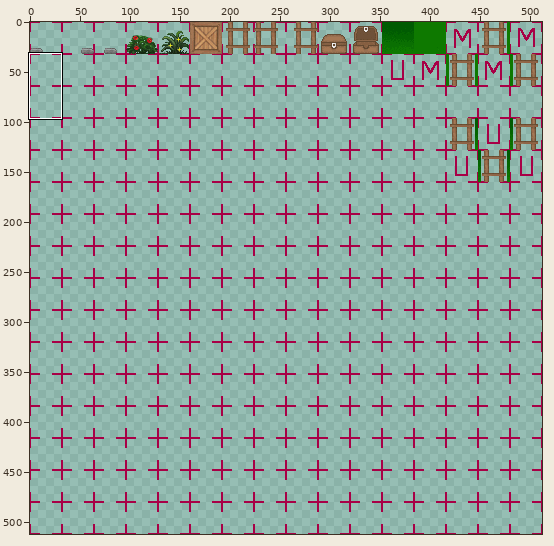
Two versions of one sprite sheet, data/tiles/spritesheet.png. The picture above shows the old version from afar; the outline marks the close-up.
Close-up. The starting point:
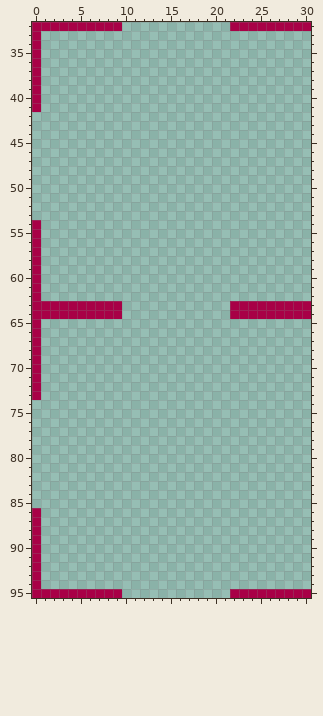
The file is 512x512 pixels. Colours within 5 levels of each other are drawn and written as one. Shown: x 0..30, y 32..95.
The same view after the edit:
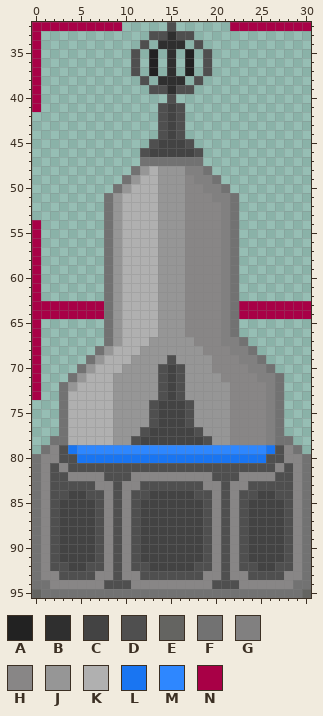
Palette (. is transparent): A #222222  B #2f2f2f  C #434343  D #4f4f4f  E #646461  F #727272  G #818080  H #888686  J #969696  K #b0b0b0  L #1975f2  M #2e87ff  N #a80046
Change:
Changed rows in their new state; - is an unchanged pixel.
first column x 0:
32 ---------------D---------------
33 -------------DDBDD-------------
34 ------------D-BBB-D------------
35 -----------D-A-B-A-D-----------
36 -----------D-A-B-A-D-----------
37 -----------D-A-B-A-D-----------
38 ------------D-BBB-D------------
39 -------------DDBDD-------------
40 ---------------D---------------
41 --------------DCD--------------
42 --------------DCD--------------
43 --------------DCD--------------
44 --------------DCD--------------
45 -------------DCCCD-------------
46 ------------DCCCCCD------------
47 ------------FFFFFFF------------
48 -----------FJKJJJGGF-----------
49 ----------FJKKJJJHGGF----------
50 ---------FJKKKJJJHHGGF---------
51 --------FJKKKKJJJHHHGGF--------
52 --------FJKKKKJJJHHHHGF--------
53 --------FJKKKKJJJHHHHGF--------
54 --------FJKKKKJJJHHHHGF--------
55 --------FJKKKKJJJHHHHGF--------
56 --------FJKKKKJJJHHHHGF--------
57 --------FJKKKKJJJHHHHGF--------
58 --------FJKKKKJJJHHHHGF--------
59 --------FJKKKKJJJHHHHGF--------
60 --------FJKKKKJJJHHHHGF--------
61 --------FJKKKKJJJHHHHGF--------
62 --------FJKKKKJJJHHHHGF--------
63 --------FJKKKKJJJHHHHGF--------
64 --------FJKKKKJJJHHHHGF--------
65 --------FJKKKKJJJHHHHGF--------
66 --------FJKKKKJJJHHHHGF--------
67 --------FJKKKJJJJJHHHGGF-------
68 -------FJKKKJJJJJJJHHHGGF------
69 ------FJKKKJJJJDJJJJHHHGGF-----
70 -----FJKKKJJJJDCDJJJHHHHGGF----
71 ----FJKKKJJJJJDCDJJJJHHHHGGF---
72 ---FJKKKKJJJJJDCDJJJJJHHHHGF---
73 ---FKKKKKJJJJJDCDJJJJJHHHHGF---
74 ---FKKKKKJJJJDCCCDJJJJHHHHGF---
75 ---FKKKKKJJJJDCCCDJJJJHHHHGF---
76 ---FKKKKKJJJJDCCCDJJJJHHHHGF---
77 ---FKKKKKJJJDCCCCCDJJJHHHHGF---
78 --FFKKKKKJJDCCCCCCCDJJHHHHGFF--
79 -FHDLMMMMMMMMMMMMMMMMMMMMMLDHF-
80 FHHDDLLLLLLLLLLLLLLLLLLLLLDDHHF
81 FHDHDDDDDDDDDDDDDDDDDDDDDDDHDHF
82 FHDDHHHHDDDHHHHHHHHHDDDHHHHDDHF
83 FHDDDDDHHDHHDDDDDDDHHDHHDDDDDHF
84 FHDDCCDDHDHDDCCCCCDDHDHDDCCDDHF
85 FHDCCCCDHDHDCCCCCCCDHDHDCCCCDHF
86 FHDCCCCDHDHDCCCCCCCDHDHDCCCCDHF
87 FHDCCCCDHDHDCCCCCCCDHDHDCCCCDHF
88 FHDCCCCDHDHDCCCCCCCDHDHDCCCCDHF
89 FHDCCCCDHDHDCCCCCCCDHDHDCCCCDHF
90 FHDCCCCDHDHDCCCCCCCDHDHDCCCCDHF
91 FHDCCCCDHDHDCCCCCCCDHDHDCCCCDHF
92 FHDDCCDDHDHDDCCCCCDDHDHDDCCDDHF
93 FHHDDDDHHDHHDDDDDDDHHDHHDDDDHHF
94 FFHHHHHHDDDHHHHHHHHHDDDHHHHHHFF
95 EFFFFFFFFFFFFFFFFFFFFFFFFFFFFFE
Pixel boxes of the changes (left, top, right, bottom) in both close-ups:
changed: (32, 22, 311, 598)
